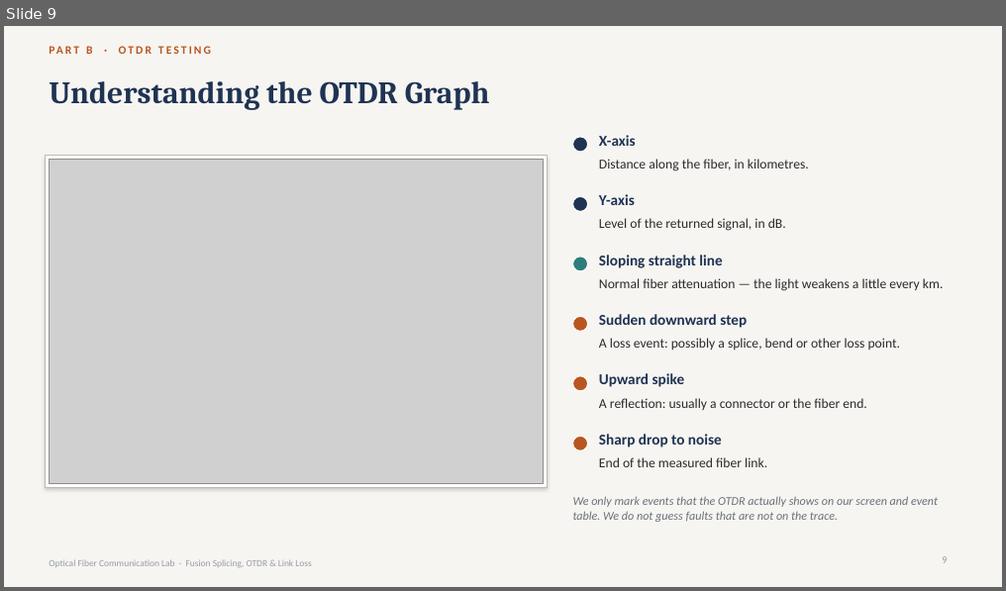
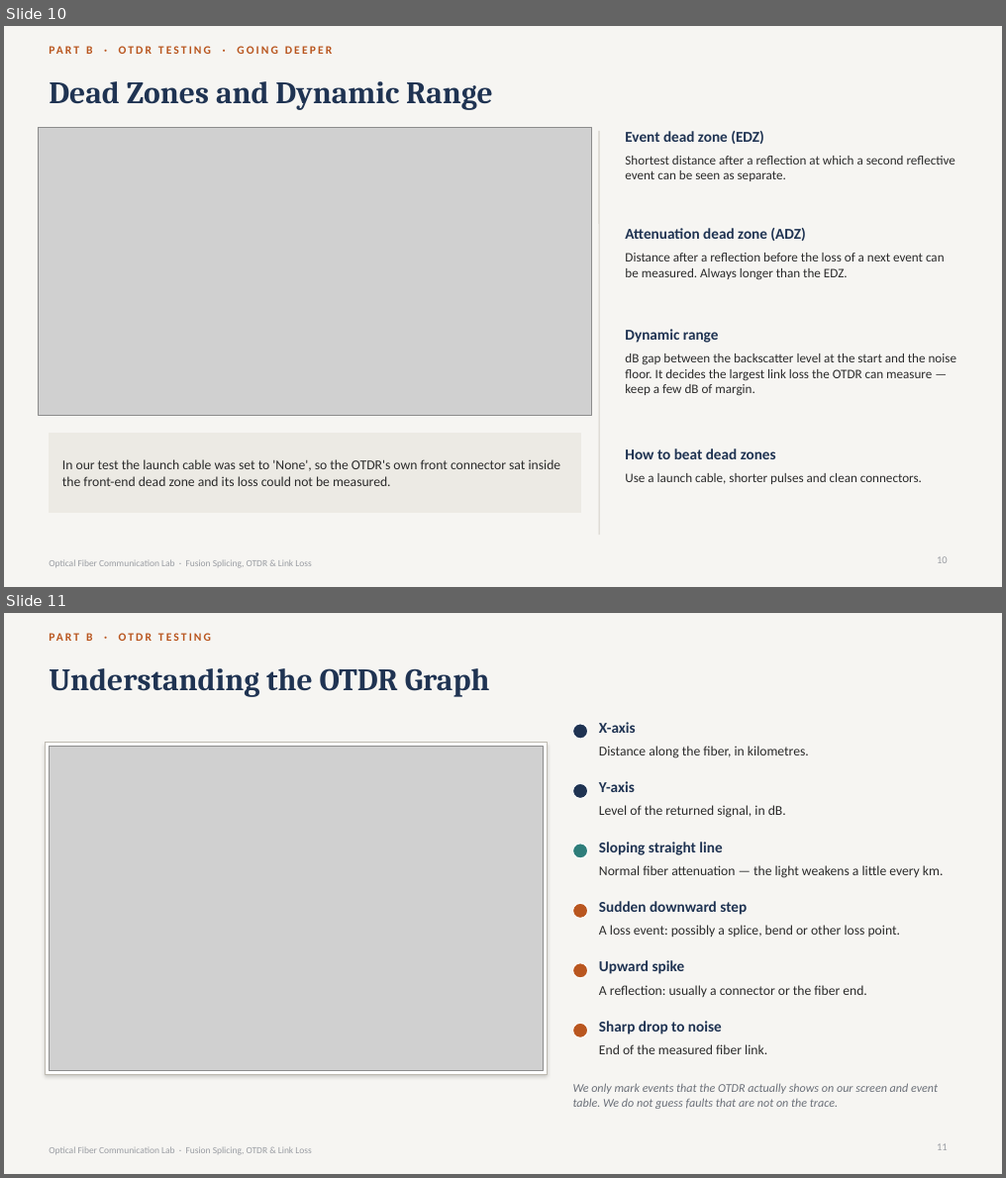
Before and after one commit to sriyansv/gemsontop, a slide deck: Fiber_Optic_Lab_Output/Fiber_Optic_Splicing_OTDR_Link_Loss.pptx. Shown one above the other, each under a label of ours: slide 9 before the commit, slides 10 and 11 after it. The pictures are 1006x591 and 1006x1178 pixels, drawn with LibreOffice and Linux fonts; fonts in the diff are those of the drawing; grey boxes stand for pictures. Boxes give left, top, right and bottom in pixels: in the first picture for what was removed or moved away, otherwise in the second. Text is boxed around its words. In the diff, an @@ line names an element or a change of style, - is before the commit and + after.

```diff
--- a/Fiber_Optic_Lab_Output/Fiber_Optic_Splicing_OTDR_Link_Loss.pptx
+++ b/Fiber_Optic_Lab_Output/Fiber_Optic_Splicing_OTDR_Link_Loss.pptx
@@ slide 10 added at bbox=[4, 26, 1002, 587], background #F6F5F2; not listed: 1 template element that a slide beside it also shows @@
@@ text added at bbox=[86, 44, 332, 57], 11 pt, text #B9561F, bold @@
+PART B · OTDR TESTING · GOING DEEPER
@@ title added at bbox=[49, 81, 493, 110], 30 pt, text #1F3352, bold @@
+Dead Zones and Dynamic Range
@@ picture added at bbox=[38, 127, 592, 415] @@
@@ line added from (599, 131) to (599, 535), #D3D0C8 1 pt @@
@@ text added at bbox=[625, 131, 764, 144], 14.5 pt, text #1F3352, bold @@
+Event dead zone (EDZ)
@@ text added at bbox=[625, 156, 955, 181], 12.5 pt, text #2B2B2B @@
+Shortest distance after a reflection at which a second reflective event can be seen as separate.
@@ text added at bbox=[625, 228, 805, 241], 14.5 pt, text #1F3352, bold @@
+Attenuation dead zone (ADZ)
@@ text added at bbox=[625, 253, 944, 280], 12.5 pt, text #2B2B2B @@
+Distance after a reflection before the loss of a next event can be measured. Always longer than the EDZ.
@@ text added at bbox=[625, 329, 719, 343], 14.5 pt, text #1F3352, bold @@
+Dynamic range
@@ text added at bbox=[625, 354, 956, 396], 12.5 pt, text #2B2B2B @@
+dB gap between the backscatter level at the start and the noise floor. It decides the largest link loss the OTDR can measure — keep a few dB of margin.
@@ rectangle added at bbox=[49, 434, 580, 513], fill #ECEAE4, outline #ECEAE4 1 pt @@
@@ text added at bbox=[62, 460, 561, 486], 13 pt, text #2B2B2B @@
+In our test the launch cable was set to 'None', so the OTDR's own front connector sat inside the front-end dead zone and its loss could not be measured.
@@ text added at bbox=[625, 449, 776, 460], 14.5 pt, text #1F3352, bold @@
+How to beat dead zones
@@ text added at bbox=[625, 473, 922, 484], 12.5 pt, text #2B2B2B @@
+Use a launch cable, shorter pulses and clean connectors.
@@ page number added at bbox=[937, 557, 947, 564], 10 pt, text #9A9DA3 @@
+10
@@ what was slide 9 is now slide 11 @@
@@ page number at bbox=[937, 1144, 947, 1151]: text changed @@
-9
+11
```
Also in this commit, not shown: 2 slides changed, 3 other slides added, 2 slides removed, 12 other files.
